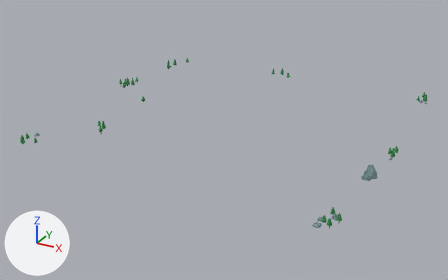
Two versions of the glTF model public/models/treesAndRocks.glb, one commit apart.
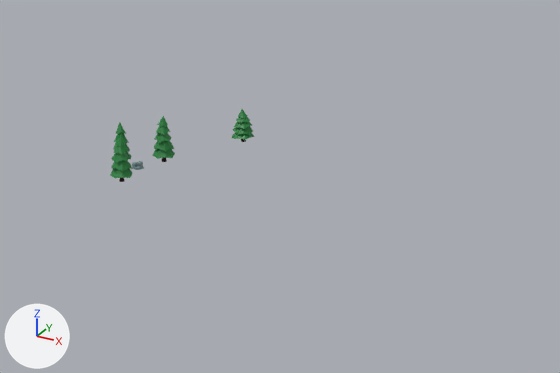
The first picture shows the older version from a 50 mm lens placed at (1645.0, -3130.0, 2563.0), pointed at (-32.0, -81.0, 1038.0). The close-ups show both versions on the part from 33% to 53% of the width and 14% to 35% of the height of that picture; other places that the commit changed are outside them. The lights are fixed; the arrows at lower left show +X, +Y and +Z.

Names of what the first close-up shows: 'Conifer2.004', 'Conifer2.005', 'Conifer3.003'.
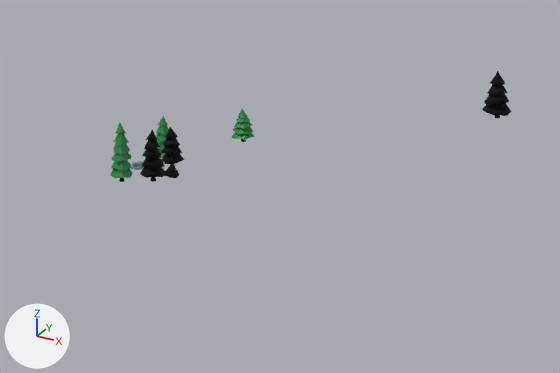
Changed parts and their boxes (x1, y1, x2, y2) in the close-ups (560 x 373 px):
'Conifer4.009', added (black)
    after: (161, 71, 512, 166)
'Conifer2.008', added (black)
    after: (140, 130, 165, 182)
'stone_2.002', added
    after: (163, 166, 179, 178)

What changed in the scene script:
```text
Add mat_black:
    mat_black = principled_material('Black')
    mat_black.base_color = (0.0, 0.0, 0.0)  # black #000000
    mat_black.roughness = 1.0
Add me_cube_010:
    me_cube_010.from_pydata(...)  # 51 vertices, 98 faces; spans x -672.7..-651.0, y 362.1..380.6, z 1281.4..1291.7
    me_cube_010.materials.append(mat_black)  # black #000000
Add me_conifer2_cylinder_013:
    me_conifer2_cylinder_013.from_pydata(...)  # 171 vertices, 330 faces; spans x -681.6..-653.3, y 330.5..359.3, z 1281.1..1338.7
    me_conifer2_cylinder_013.materials.append(mat_black)  # black #000000
Add me_conifer4_cylinder_010:
    me_conifer4_cylinder_010.from_pydata(...)  # 262 vertices, 516 faces; spans x -693.0..-441.0, y 387.0..754.0, z 1281.0..1336.0
    me_conifer4_cylinder_010.materials.append(mat_black)  # black #000000
Add ob_stone_2_002:
    ob_stone_2_002 = bpy.data.objects.new('stone_2.002', me_cube_010)
    ob_stone_2_002.location = (0.0, 0.0, 0.0)
Add ob_conifer2_008:
    ob_conifer2_008 = bpy.data.objects.new('Conifer2.008', me_conifer2_cylinder_013)
    ob_conifer2_008.location = (0.0, 0.0, 0.0)
Add ob_conifer4_009:
    ob_conifer4_009 = bpy.data.objects.new('Conifer4.009', me_conifer4_cylinder_010)
    ob_conifer4_009.location = (0.0, 0.0, 0.0)
```
